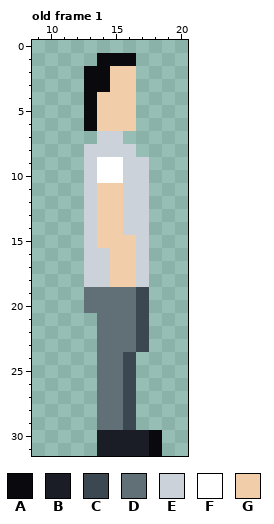
A pixel-art file gets an edit: Art/Images/Aseprite/nidja sprite.aseprite. The first picture shows the starting point.
32x32 pixels, 1 frame. Shown: old frame 1: x 9..20, y 0..31.
Visible layers, top first: "head", "hand 1", "leg 1", "body", "hand 2", "leg 2".
Palette (. is transparent): A #09090e  B #1a1c26  C #3c4851  D #617077  E #cbd2d9  F #ffffff  G #f2cdaa
Pixels before, old frame 1, first column x 13:
 1 .AAA..
 2 AAGG..
 3 AAGG..
 4 AGGG..
 5 AGGG..
 6 AGGG..
 7 .EE...
 8 EEEE..
 9 EFFEE.
10 EFFEE.
11 EGGEE.
12 EGGEE.
13 EGGEE.
14 EGGEE.
15 EGGGE.
16 EEGGE.
17 EEGGE.
18 EEGGE.
19 DDDDC.
20 DDDDC.
21 .DDDC.
22 .DDDC.
23 .DDDC.
24 .DDC..
25 .DDC..
26 .DDC..
27 .DDC..
28 .DDC..
29 .DDC..
30 .BBBBA
31 .BBBBA
New version:
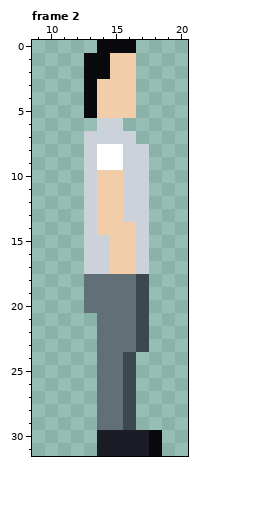
A new or re-ordered frame is compared with the old frame closest to it.
Changes in this commit:
frames 1 -> 2
Changed rows in their new state; - is an unchanged pixel.
Frame 2 is new; against old frame 1:
first column x 13:
 0 -AAA-
 1 A-GG-
 3 -G---
 6 .EE.-
 7 E--E-
 8 -FF-E
10 -GG--
first column x 13:
14 ---G-
15 -E---
18 DDDDC
